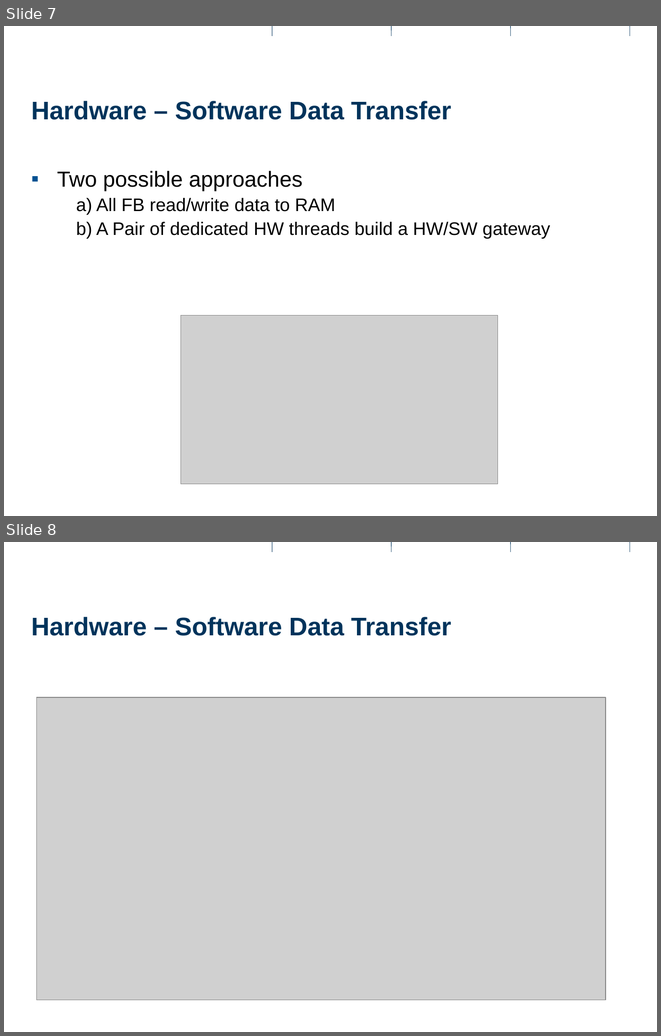
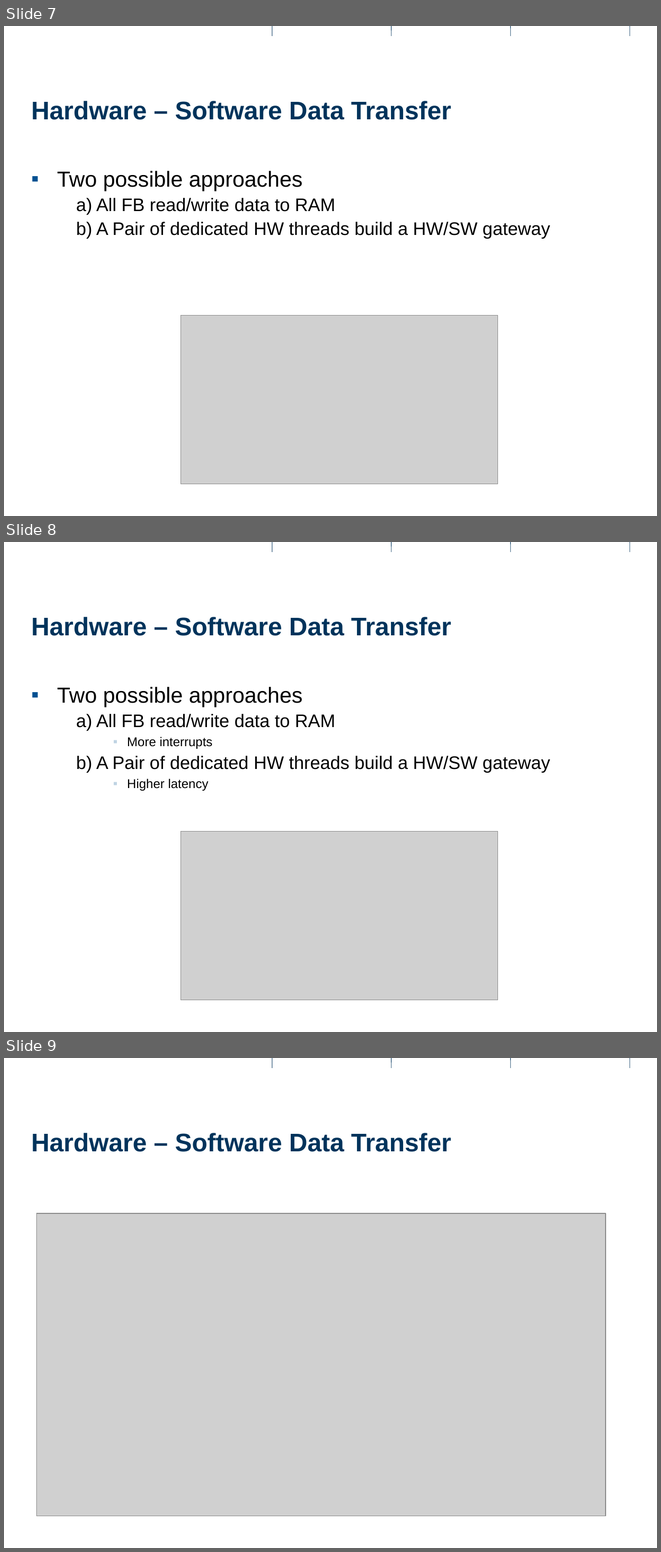
Before and after one commit to rihuber/ma, a slide deck: documents/presentations/intermediate2/intermediate2.odp. Shown one above the other, each under a label of ours: slides 7 and 8 before the commit, slides 7, 8 and 9 after it. The pictures are 661x1036 and 661x1552 pixels, drawn with LibreOffice and Linux fonts; fonts in the diff are those of the drawing; grey boxes stand for pictures; background and template pictures are left out. Boxes give left, top, right and bottom in pixels: in the first picture for what was removed or moved away, otherwise in the second. Text is boxed around its words. In the diff, an @@ line names an element or a change of style, - is before the commit and + after.

```diff
--- a/documents/presentations/intermediate2/intermediate2.odp
+++ b/documents/presentations/intermediate2/intermediate2.odp
@@ slide 8 added at (x1=4, y1=542, x2=657, y2=1032), background #FFFFFF; not listed: 6 template elements that a slide beside it also shows @@
@@ title added at (x1=31, y1=617, x2=451, y2=636), 28 pt, text #00335B, bold @@
+Hardware – Software Data Transfer
@@ text added at (x1=57, y1=687, x2=550, y2=791), 20 pt, text #000000 @@
+▪ Two possible approaches
+  a) All FB read/write data to RAM
+      ▪ More interrupts
+  b) A Pair of dedicated HW threads build a HW/SW gateway
+      ▪ Higher latency
@@ picture added at (x1=180, y1=831, x2=497, y2=1000) @@
@@ page number added at (x1=519, y1=1016, x2=635, y2=1032), 8 pt, text #FFFFFF @@
+8
@@ what was slide 8 is now slide 9 @@
```
Also in this commit, not shown: 2 slides changed, 2 other files.
